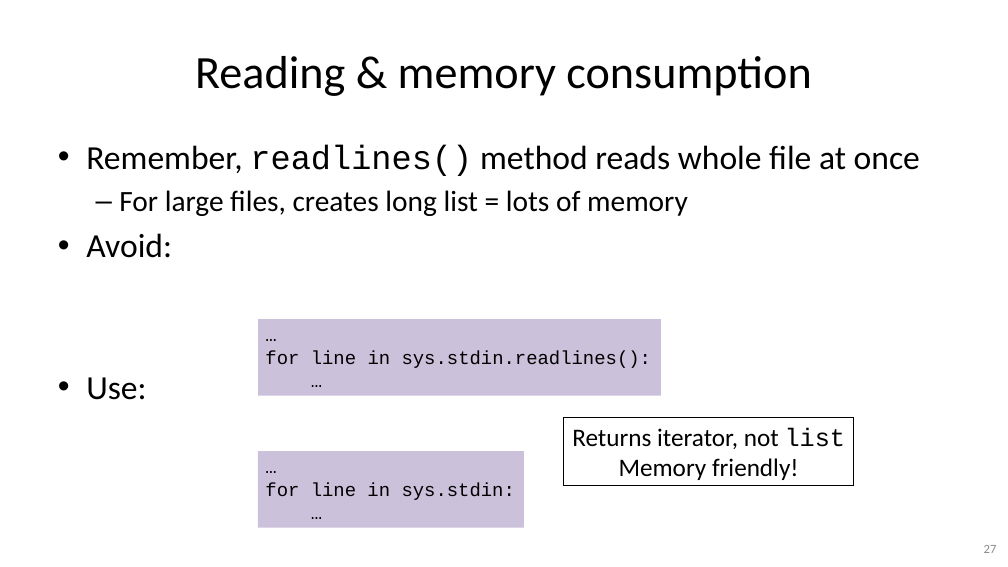
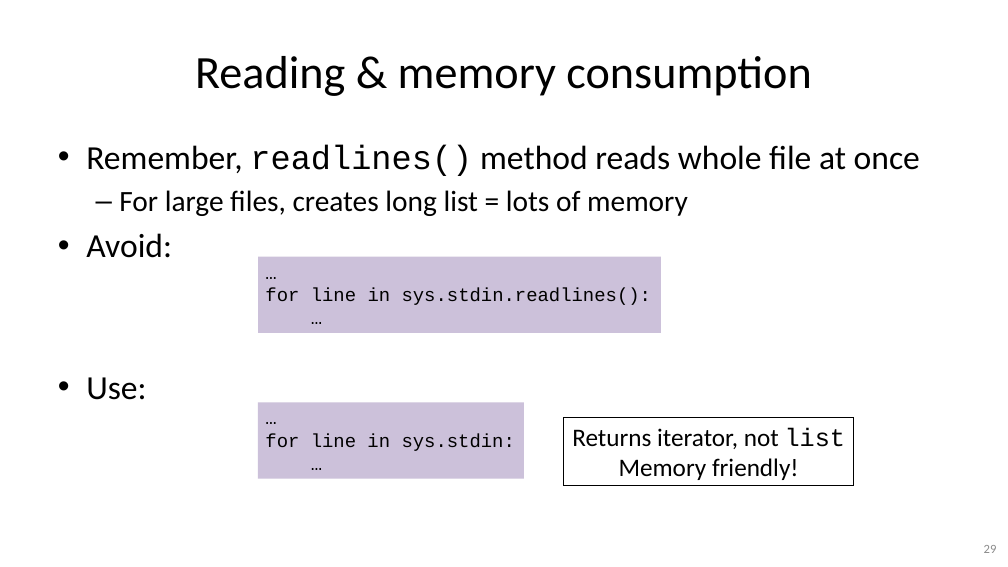
Before and after one commit to gjbex/Python-for-programmers, a slide deck: slide 29 of python_for_programmers.pptx (slide 27 before the commit). Drawn at 1008x567 pixels with LibreOffice and Linux fonts; fonts in the diff are those of the drawing. Boxes give left, top, right and bottom in pixels: in the first picture for what was removed or moved away, otherwise in the second. Text is boxed around its words. In the diff, an @@ line names an element or a change of style, - is before the commit and + after.

```diff
--- a/python_for_programmers.pptx
+++ b/python_for_programmers.pptx
@@ rectangle "… for line in sys.stdin.readlines():": place and size @@
-rectangle "… for line in sys.stdin.readlines():" at (258, 319, 661, 395)
+rectangle "… for line in sys.stdin.readlines():" at (258, 256, 661, 333)
@@ rectangle "… for line in sys.stdin:": place and size @@
-rectangle "… for line in sys.stdin:" at (258, 451, 524, 528)
+rectangle "… for line in sys.stdin:" at (258, 402, 524, 479)
```
Also in this commit, not shown: 16 other slides changed, 2 slides added.
